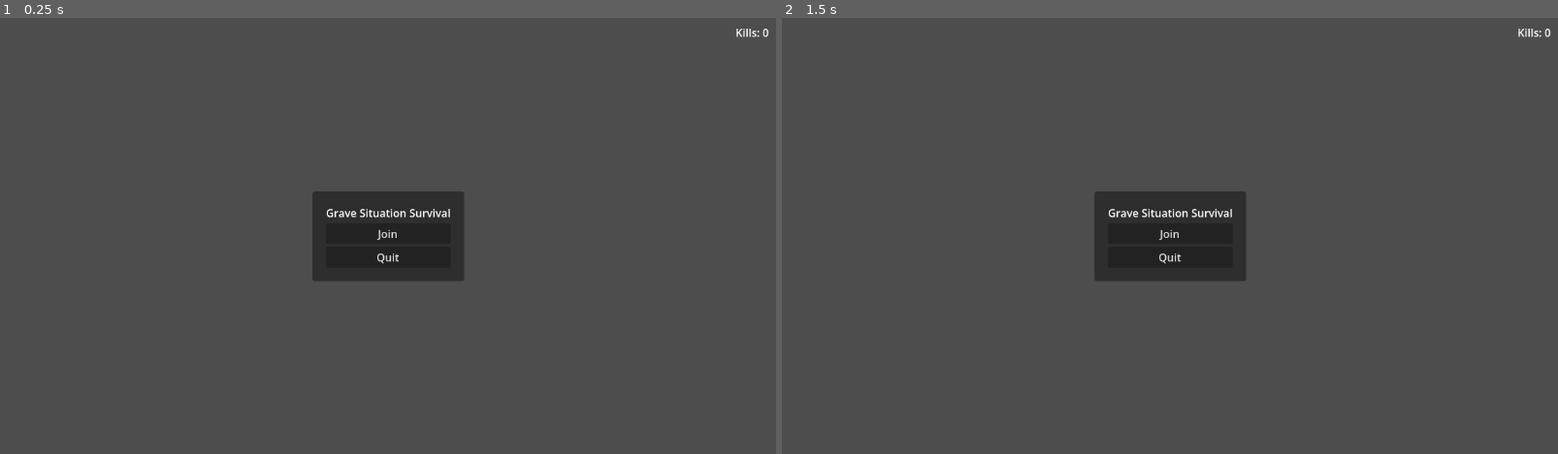
Above: before the commit, frames 1-2 (left to right).
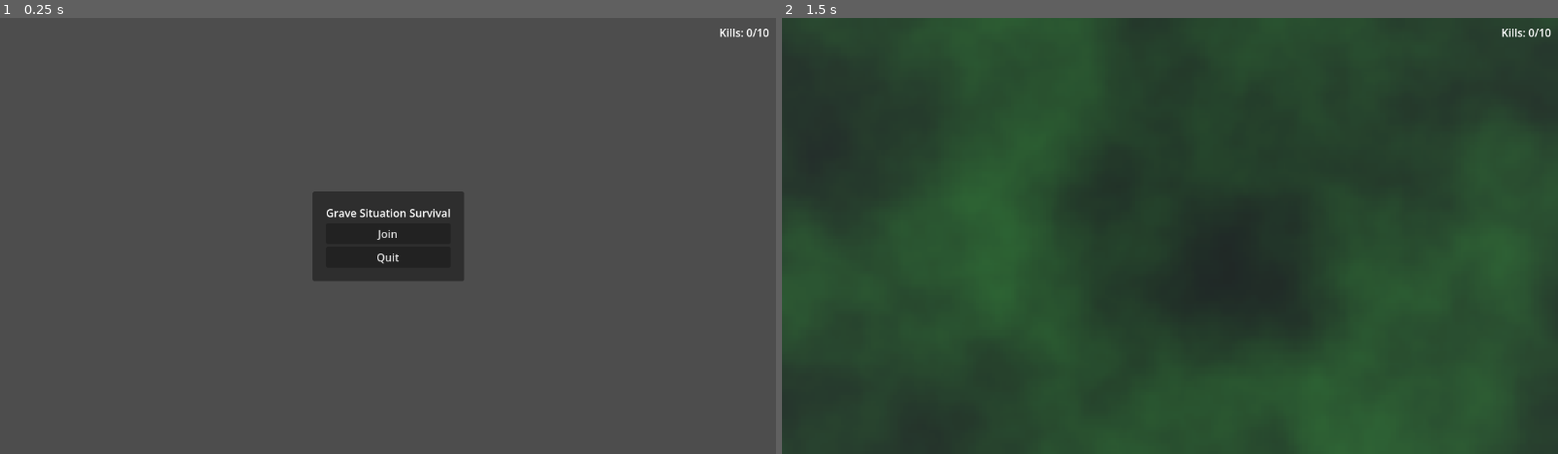
Above: after the commit, the same moments.

Repository: RichardEHarris/grave-situation-jam
Game: Godot game, scene res://Scenes/Main.tscn
Same seed, same stepped clock (60 frames per second), same inputs: the game is played once before the commit and once after it.
Inputs (mouse positions are in pixels of both pictures, inside the frame that each line leads up to):
- Up to frame 1 (0.25 s): no input
- Up to frame 2 (1.5 s): tap Enter at 0.5 s; move the mouse to (1340, 214) at 0.52 s; hold D (right) 0.53-1.25 s; click (1340, 214) at 0.6 s; click "Join" at 1.25 s

The runs differ from the first frame. In frame 1, less than 0.1% of the frame differs, in the area x 92-100%, y 2-5%; in frame 2, 97%, in the area x 0-100%, y 0-100%.
Error before the commit: Parse Error: Identifier "UpgradeList" not declared in the current scope. (res://Scripts/upgrade_ui.gd:24)

Commit message:
Reworked calculation of kills per upgrade

Diff:
--- a/Scripts/global.gd
+++ b/Scripts/global.gd
@@ -11,6 +11,7 @@
 var spawn_cooldown = 0.2
 var current_timer = 0
 var upgrade_count : int = 0
+var upgrade_max : int = 0
 var upgrade_interval : int = 10
 @export var enemy_count : int = 0
 @export var max_enemies : int = 100
@@ -38,9 +39,13 @@
 		spawn_enemy()
 		current_timer = spawn_cooldown
 	player_ui.display()
-	player_ui.set_kills.rpc(kills)
+	player_ui.set_kills.rpc(kills, upgrade_interval)
 
-	if not upgrade_ui.is_open and (kills / upgrade_interval > upgrade_count):
+	if kills >= upgrade_interval:
+		upgrade_max += 1
+		upgrade_interval = int(upgrade_interval * 1.5) + 10
+
+	if not upgrade_ui.is_open and upgrade_count < upgrade_max:
 		print("Upgrade menu opened")
 		upgrade_ui.is_open = true
 		show_upgrades.rpc()
--- a/Scripts/player_ui.gd
+++ b/Scripts/player_ui.gd
@@ -18,5 +18,5 @@
 		hud.hide()
 
 @rpc("call_local")
-func set_kills(kills : int):
-	kill_number.text = str(kills)
+func set_kills(kills : int, upgrade_interval : int):
+	kill_number.text = str(kills) +"/" + str(upgrade_interval)
--- a/project.godot
+++ b/project.godot
@@ -23,6 +23,7 @@
 Network="*uid://dn6dsj5dagu4y"
 TileRunInstancesGlobal="*uid://b6fg6pu2bfi14"
 Global="*uid://b4hf3htnpfnwf"
+UpgradeList="*uid://wvg6odb353fi"
 
 [display]
 
